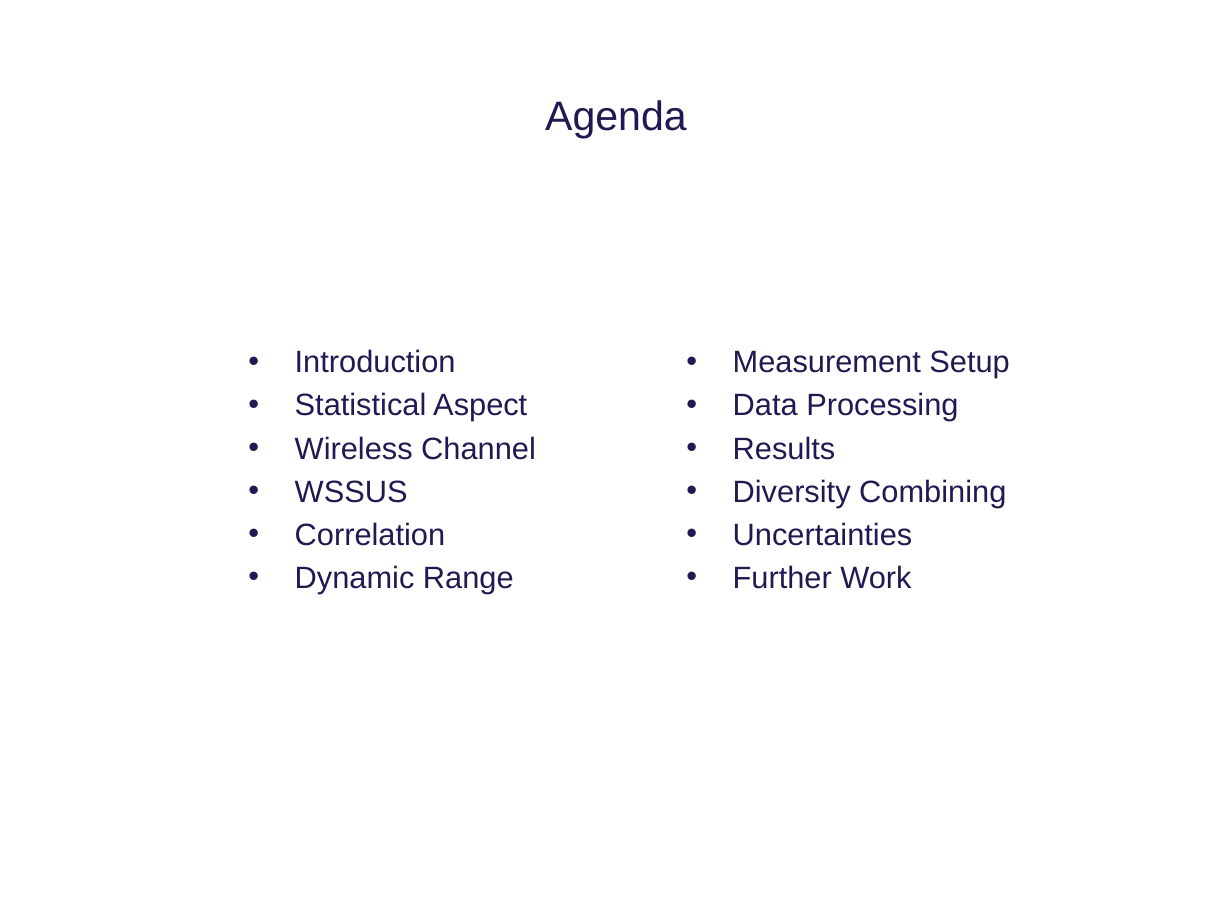
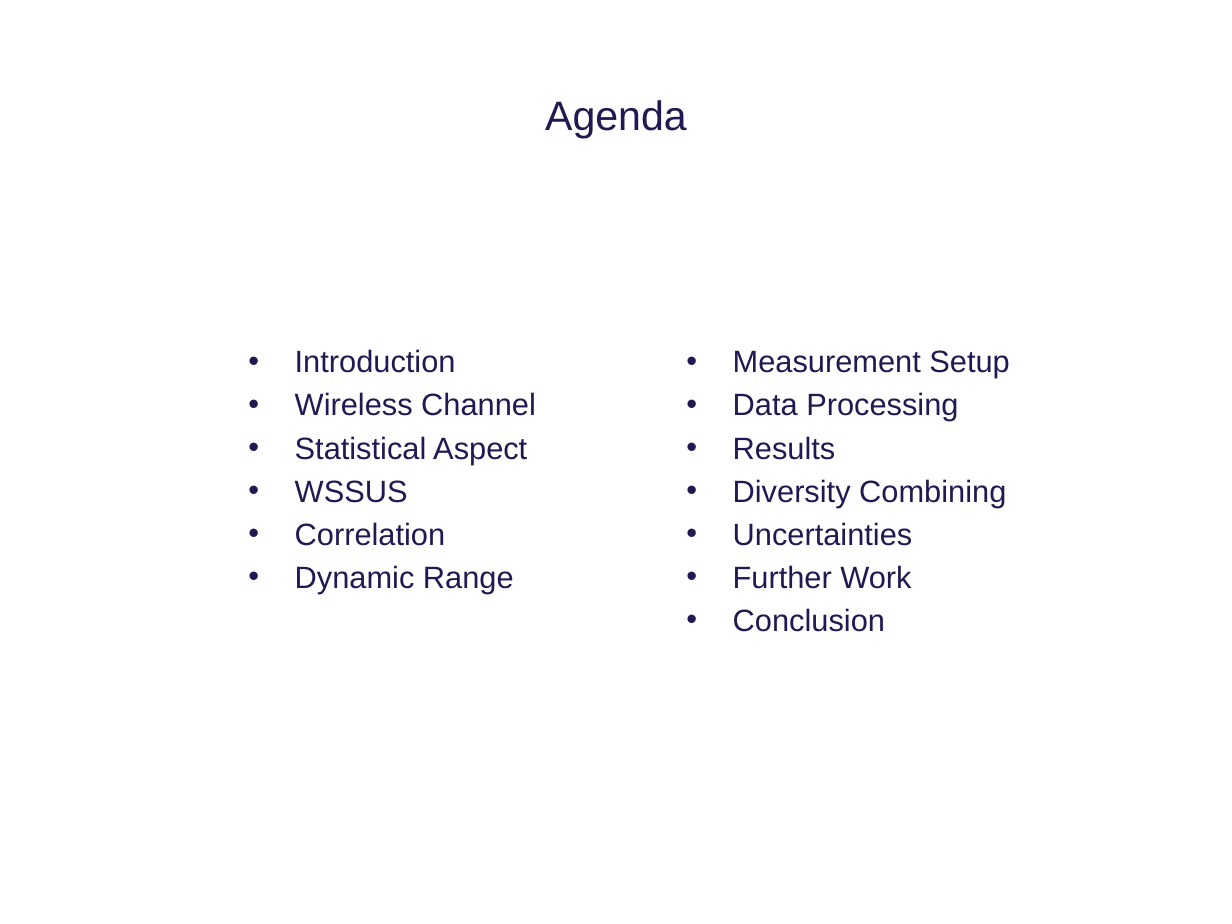
Before and after one commit to tkjj13/P8, a slide deck: slide 2 of ppt/final.pptx. Drawn at 1232x924 pixels with LibreOffice and Linux fonts; fonts in the diff are those of the drawing; background and template pictures are left out. Boxes give left, top, right and bottom in pixels: in the first picture for what was removed or moved away, otherwise in the second. Text is boxed around its words. In the diff, an @@ line names an element or a change of style, - is before the commit and + after.

```diff
--- a/ppt/final.pptx
+++ b/ppt/final.pptx
@@ text at <box>295,392,536,416</box>: paragraph added @@
+• Wireless Channel
@@ text at <box>295,436,536,460</box>: paragraph removed @@
-• Wireless Channel
@@ text at <box>733,608,885,632</box>: paragraph added @@
+• Conclusion
```
Also in this commit, not shown: 4 other slides changed, 3 other files.
